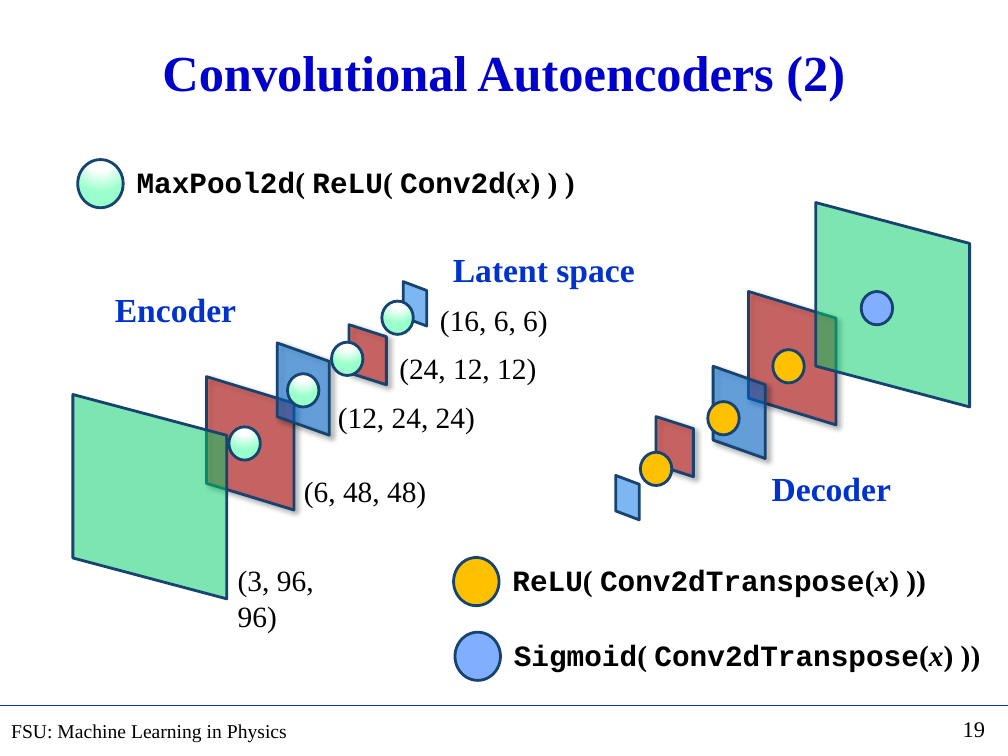
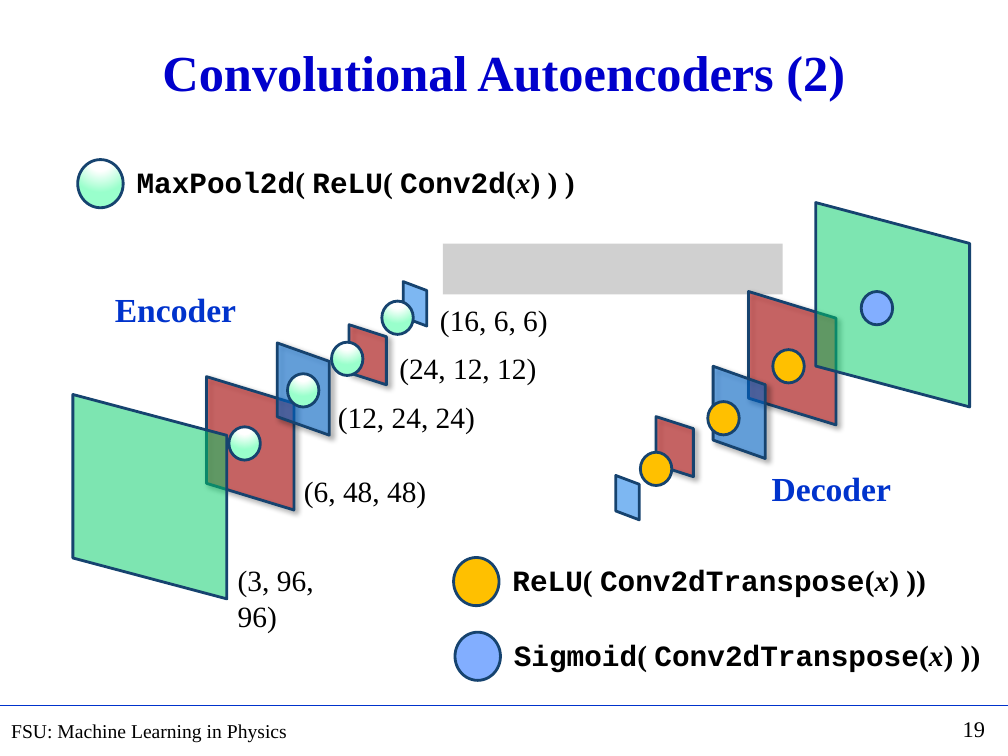
Before and after one commit to hbprosper/mlinphysics, a slide deck: slide 19 of Lectures/05.AE/Lecture_AE.pptx. Drawn at 1008x756 pixels with LibreOffice and Linux fonts; fonts in the diff are those of the drawing; grey boxes stand for pictures. Boxes give left, top, right and bottom in pixels: in the first picture for what was removed or moved away, otherwise in the second. Text is boxed around its words. In the diff, an @@ line names an element or a change of style, - is before the commit and + after.

```diff
--- a/Lectures/05.AE/Lecture_AE.pptx
+++ b/Lectures/05.AE/Lecture_AE.pptx
@@ picture added at (x1=443, y1=244, x2=782, y2=294) @@
@@ text removed at (x1=453, y1=260, x2=634, y2=288) @@
-Latent space
```
Also in this commit, not shown: 7 other slides changed, 2 other files.
